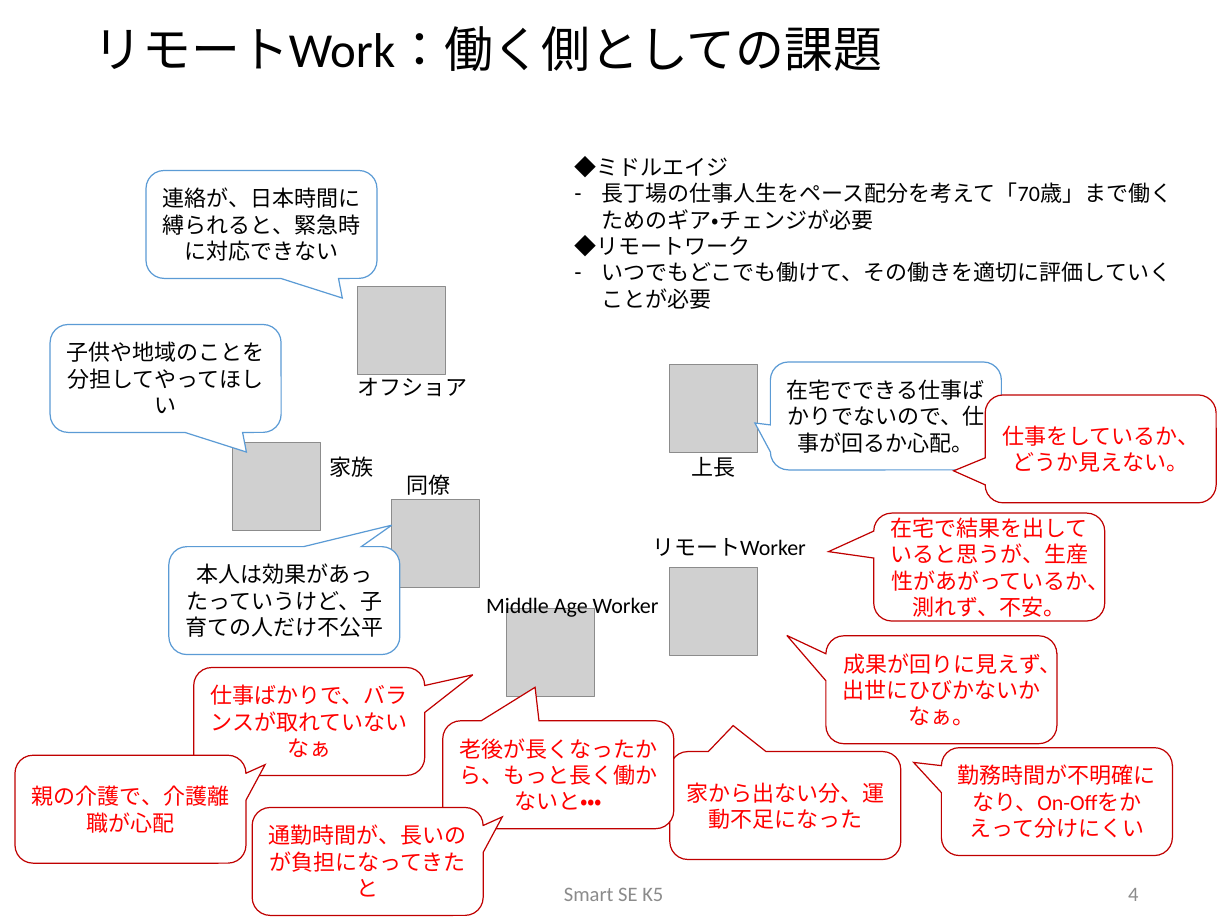
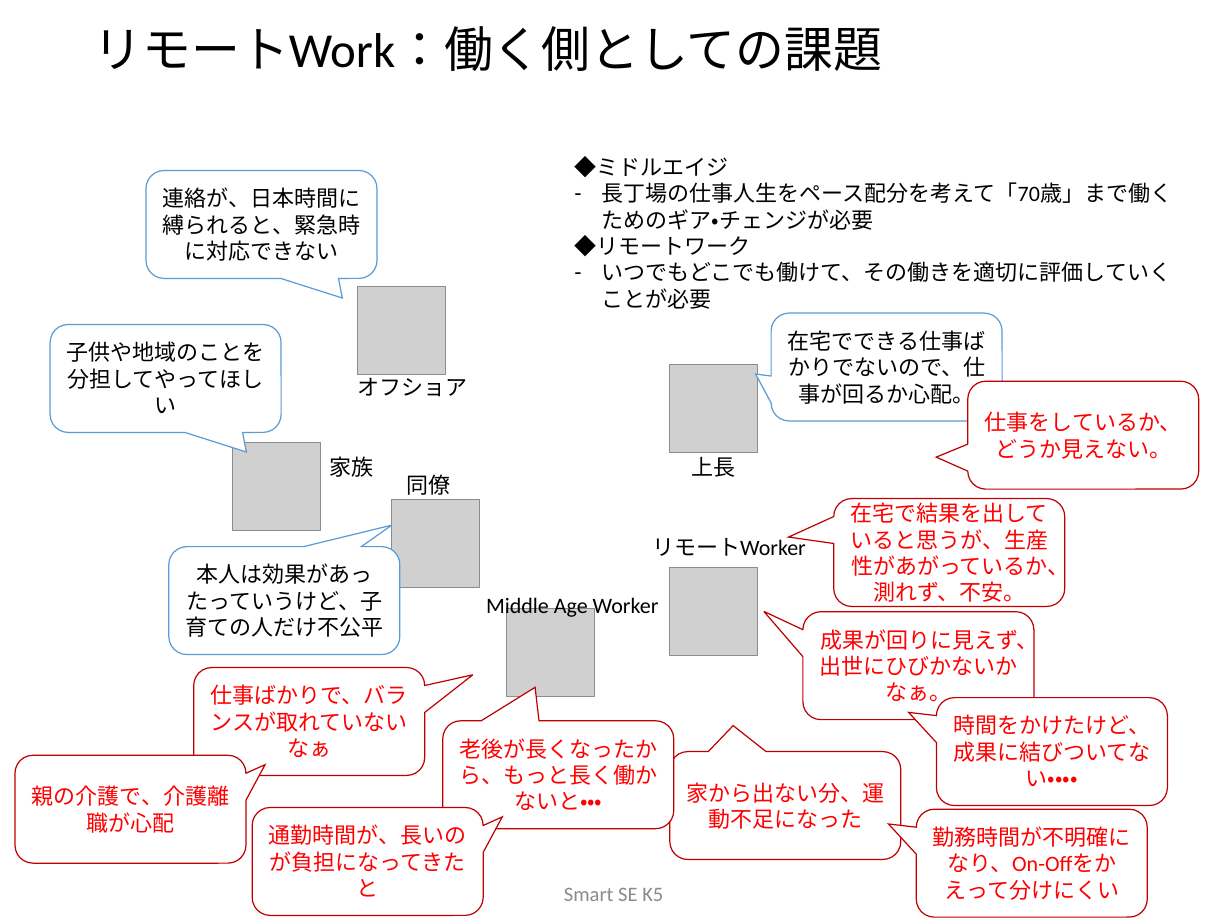
Before and after one commit to sakai-memoru/smartse19, a slide deck: slide 4 of _project_docs/SSE19_CD_PROP.pptx. Drawn at 1232x924 pixels with LibreOffice and Linux fonts; fonts in the diff are those of the drawing; grey boxes stand for pictures; background and template pictures are left out. Boxes give left, top, right and bottom in pixels: in the first picture for what was removed or moved away, otherwise in the second. Text is boxed around its words. In the diff, an @@ line names an element or a change of style, - is before the commit and + after.

```diff
--- a/_project_docs/SSE19_CD_PROP.pptx
+++ b/_project_docs/SSE19_CD_PROP.pptx
@@ rounded speech box "在宅でできる仕事ばかりでないので、仕事が回るか心配。": place and size @@
-rounded speech box "在宅でできる仕事ばかりでないので、仕事が回るか心配。" at (770,362,1001,470)
+rounded speech box "在宅でできる仕事ばかりでないので、仕事が回るか心配。" at (771,313,1002,422)
@@ rounded speech box "仕事をしているか、どうか見えない。": place and size @@
-rounded speech box "仕事をしているか、どうか見えない。" at (986,395,1217,503)
+rounded speech box "仕事をしているか、どうか見えない。" at (968,381,1199,489)
@@ rounded speech box "在宅で結果を出していると思うが、生産性があがっているか、測れず、不安。": place and size @@
-rounded speech box "在宅で結果を出していると思うが、生産性があがっているか、測れず、不安。" at (874,513,1105,621)
+rounded speech box "在宅で結果を出していると思うが、生産性があがっているか、測れず、不安。" at (833,499,1065,607)
@@ rounded speech box "成果が回りに見えず、出世にひびかないかなぁ。": place and size @@
-rounded speech box "成果が回りに見えず、出世にひびかないかなぁ。" at (826,635,1058,744)
+rounded speech box "成果が回りに見えず、出世にひびかないかなぁ。" at (803,612,1034,720)
@@ rounded speech box added at (936,698,1168,806), fill #FFFFFF, outline #C00000 1 pt, 18 pt, text #FF0000 @@
+時間をかけたけど、成果に結びついてない・・・・
@@ rounded speech box "勤務時間が不明確になり、On-Offをかえって分けにくい": place and size @@
-rounded speech box "勤務時間が不明確になり、On-Offをかえって分けにくい" at (942,748,1173,856)
+rounded speech box "勤務時間が不明確になり、On-Offをかえって分けにくい" at (916,810,1148,918)
```
Also in this commit, not shown: 10 other slides changed, 2 slides added, 8 other files.
